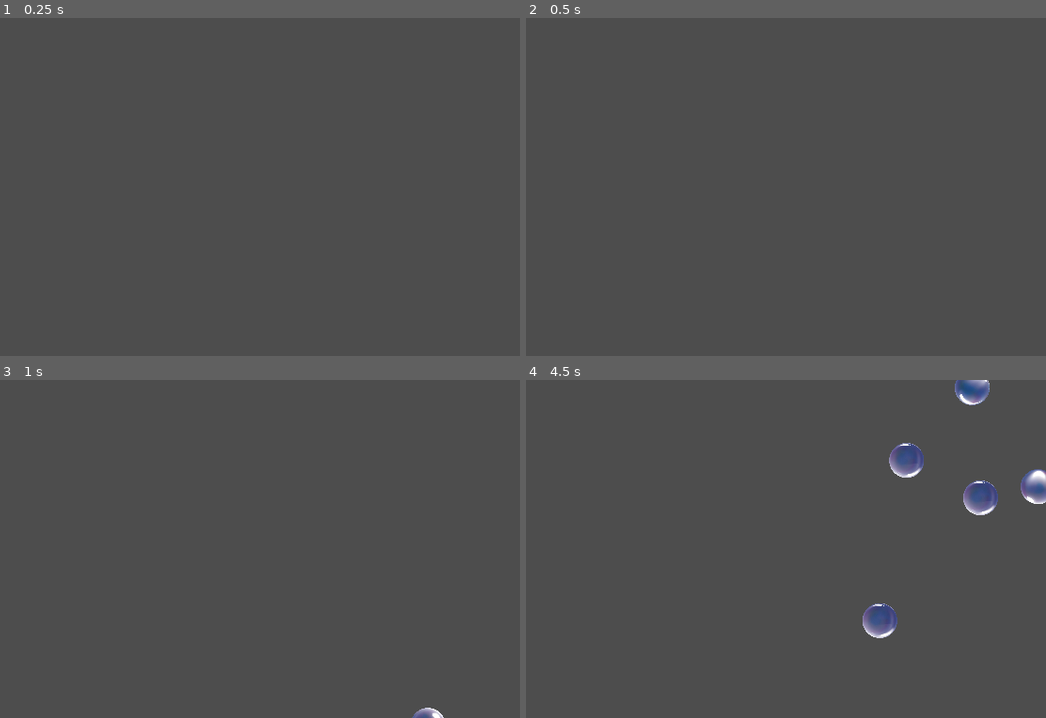
Above: before the commit, frames 1-4 (two rows, left to right).
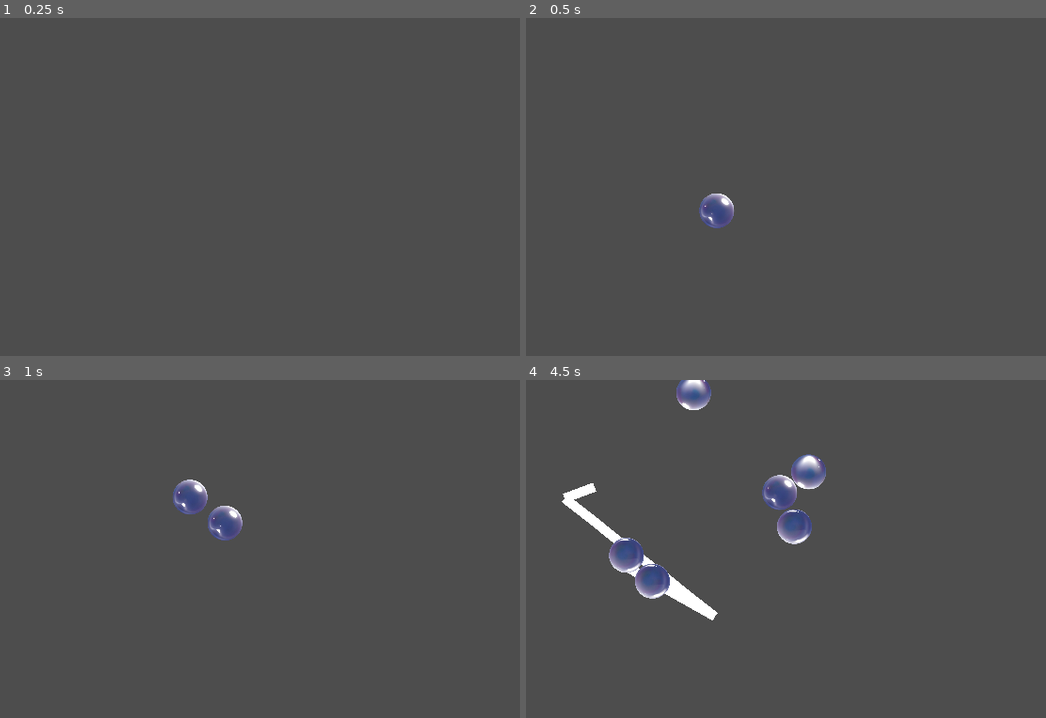
Above: after the commit, the same moments.

Repository: outrightmental/ggj25-bubble-up
Game: Godot game, scene res://scenes/miranda_experiment_currents/currents_experiment.tscn
Same seed, same stepped clock (60 frames per second), same inputs: the game is played once before the commit and once after it. This scene is started directly instead of the project's main scene.
Inputs (mouse positions are in pixels of both pictures, inside the frame that each line leads up to):
- Up to frame 1 (0.25 s): no input
- Up to frame 2 (0.5 s): no input
- Up to frame 3 (1 s): move the mouse to (353, 532) at 0.52 s; click (353, 532) at 0.6 s
- Up to frame 4 (4.5 s): drag from (624, 565) to (713, 616) at 1.27 s; move the mouse to (806, 474) at 2.02 s; click (806, 474) at 2.1 s; drag from (713, 616) to (562, 498) at 2.77 s; move the mouse to (926, 599) at 3.52 s; click (926, 599) at 3.6 s; drag from (562, 498) to (656, 464) at 4.27 s

Frame 1 is identical in both runs. In frame 2, 0.5% of the frame differs, in the area x 33-40%, y 51-63%; in frame 3, 1.2%; in frame 4, 6.8%, in the area x 6-100%, y 0-77%.

Commit message:
current tests

Diff:
--- a/models/currents/current.gd
+++ b/models/currents/current.gd
@@ -1,27 +1,40 @@
 class_name Current extends Node2D
+
+var CurrentPointScene: PackedScene = preload('res://models/currents/current_point.tscn')
 
 @export var lifetime := 3.0
 
 @onready var curve = $Line2D
 @onready var timer = $Timer
 
-var POINT_DRAW_TIMEOUT = 0.004
-var point_draw_counter = 0
+# var POINT_DRAW_TIMEOUT = 0.0005
+# var point_draw_counter = 0
 
 var initial_point: Vector2 = Vector2.ZERO
+var previous_point_coords := Vector2.ZERO
 var is_active := false
 
 func _ready():
-	curve.add_point(initial_point)
+	create_point(initial_point)
 	timer.wait_time = lifetime
 	is_active = true
 
 func init_with(mouse_pos: Vector2):
 	initial_point = mouse_pos
+	previous_point_coords = mouse_pos
 	return self
 
+func create_point(pos: Vector2):
+	curve.add_point(pos)
+
+	# Calculate force
+	var directional = pos - previous_point_coords
+	var new_current_point = CurrentPointScene.instantiate().init_with(pos, directional)
+	add_child(new_current_point)
+	previous_point_coords = pos
+
 func draw_point():
-	curve.add_point(get_global_mouse_position())
+	create_point(get_global_mouse_position())
 
 func complete():
 	draw_point()
@@ -34,11 +47,12 @@
 # Called every frame. 'delta' is the elapsed time since the previous frame.
 func _process(delta: float) -> void:
 	if is_active:
-		if point_draw_counter >= POINT_DRAW_TIMEOUT:
-			draw_point()
-			point_draw_counter = 0
-		else:
-			point_draw_counter += delta
+		draw_point()
+#		if point_draw_counter >= POINT_DRAW_TIMEOUT:
+#			draw_point()
+#			point_draw_counter = 0
+#		else:
+#			point_draw_counter += delta
 
 func _on_timer_timeout() -> void:
 	cleanup()
--- a/models/currents/current_detector.gd
+++ b/models/currents/current_detector.gd
@@ -13,7 +13,7 @@
 		var current = CurrentScene.instantiate().init_with(mouse_pos)
 		current_current = current
 		add_child(current_current)
-	if Input.is_action_just_released('touch'):
+	if Input.is_action_just_released('touch') and current_current:
 		complete_current()
 
 func complete_current():
--- /dev/null
+++ b/models/currents/current_point.gd
@@ -0,0 +1,23 @@
+extends Area2D
+
+const DECAY_FACTOR = 200.0
+const CURRENT_STRENGTH = 2.0
+
+var direction := Vector2.ZERO
+@onready var force_emitted = $ForceEmitter
+
+func init_with(pos: Vector2, p_direction: Vector2):
+	position = pos
+	direction = p_direction
+	return self
+
+func _process(delta):
+	# Slowly reduce force to zero over time
+	gravity += DECAY_FACTOR * delta
+	gravity = min(gravity, 0.0)
+	if gravity == 0.0:
+		queue_free()
+
+func _on_force_emitter_body_entered(body:Node2D) -> void:
+	if body.has_method('apply_force'):
+		body.apply_central_impulse(direction * CURRENT_STRENGTH)
--- /dev/null
+++ b/models/currents/current_point.tscn
@@ -0,0 +1,26 @@
+[gd_scene load_steps=4 format=3 uid="uid://cw3a454b2ejl8"]
+
+[ext_resource type="Script" path="res://models/currents/current_point.gd" id="1_2d4lu"]
+
+[sub_resource type="CircleShape2D" id="CircleShape2D_kkcd7"]
+radius = 30.0
+
+[sub_resource type="CircleShape2D" id="CircleShape2D_g3w6a"]
+
+[node name="CurrentPoint" type="Area2D"]
+gravity_space_override = 3
+gravity_point = true
+gravity_point_center = Vector2(0, 0)
+gravity_direction = Vector2(0, 0)
+gravity = -1000.0
+script = ExtResource("1_2d4lu")
+
+[node name="CollisionShape2D" type="CollisionShape2D" parent="."]
+shape = SubResource("CircleShape2D_kkcd7")
+
+[node name="ForceEmitter" type="Area2D" parent="."]
+
+[node name="CollisionShape2D" type="CollisionShape2D" parent="ForceEmitter"]
+shape = SubResource("CircleShape2D_g3w6a")
+
+[connection signal="body_entered" from="ForceEmitter" to="." method="_on_force_emitter_body_entered"]
--- a/scenes/miranda_experiment_currents/currents_experiment.tscn
+++ b/scenes/miranda_experiment_currents/currents_experiment.tscn
@@ -1,12 +1,16 @@
-[gd_scene load_steps=3 format=3 uid="uid://ccxygjcelwpxa"]
+[gd_scene load_steps=4 format=3 uid="uid://ccxygjcelwpxa"]
 
 [ext_resource type="PackedScene" uid="uid://cdwvrae81naga" path="res://models/bubble/bubble_emitter.tscn" id="1_akn24"]
 [ext_resource type="PackedScene" uid="uid://gl5hdp43qnoj" path="res://models/controls/controls.tscn" id="1_i2aw0"]
+[ext_resource type="PackedScene" uid="uid://du0bix06fta8k" path="res://models/currents/current_detector.tscn" id="1_lvb3o"]
 
 [node name="CurrentsExperiment" type="Node2D"]
 
+[node name="CurrentDetector" parent="." instance=ExtResource("1_lvb3o")]
+
 [node name="BubbleEmitter" parent="." instance=ExtResource("1_akn24")]
-position = Vector2(559, 418)
+position = Vector2(306, 175)
 spawn_rate = 3.0
+max_bubbles = 500
 
 [node name="Controls" parent="." instance=ExtResource("1_i2aw0")]
